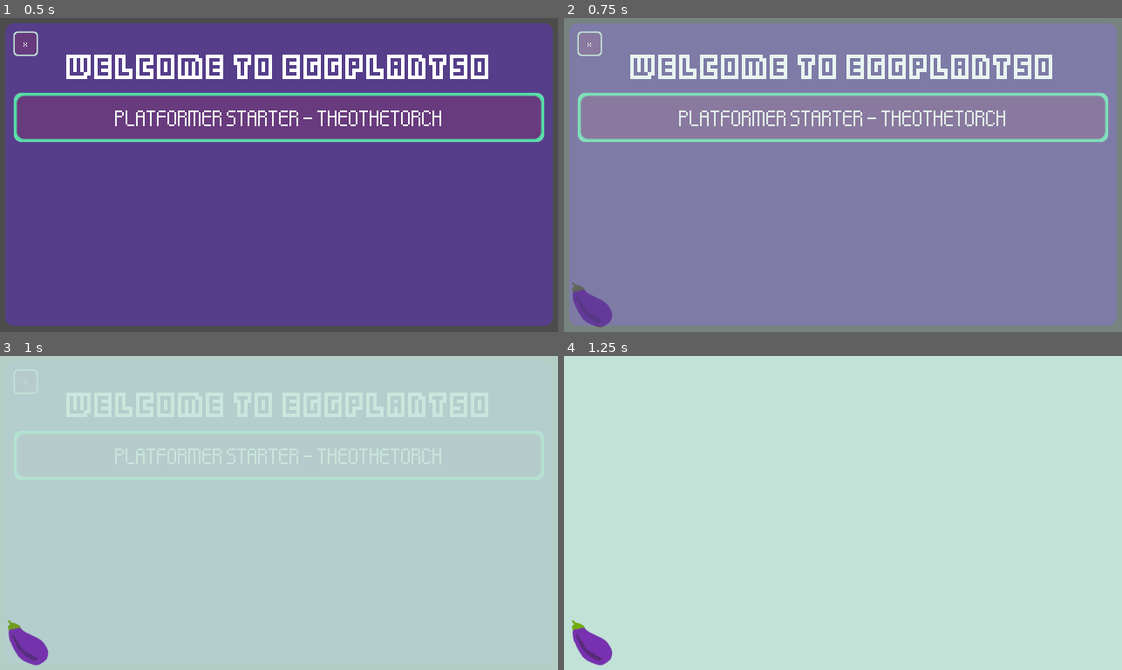
Above: before the commit, frames 1-4 (two rows, left to right).
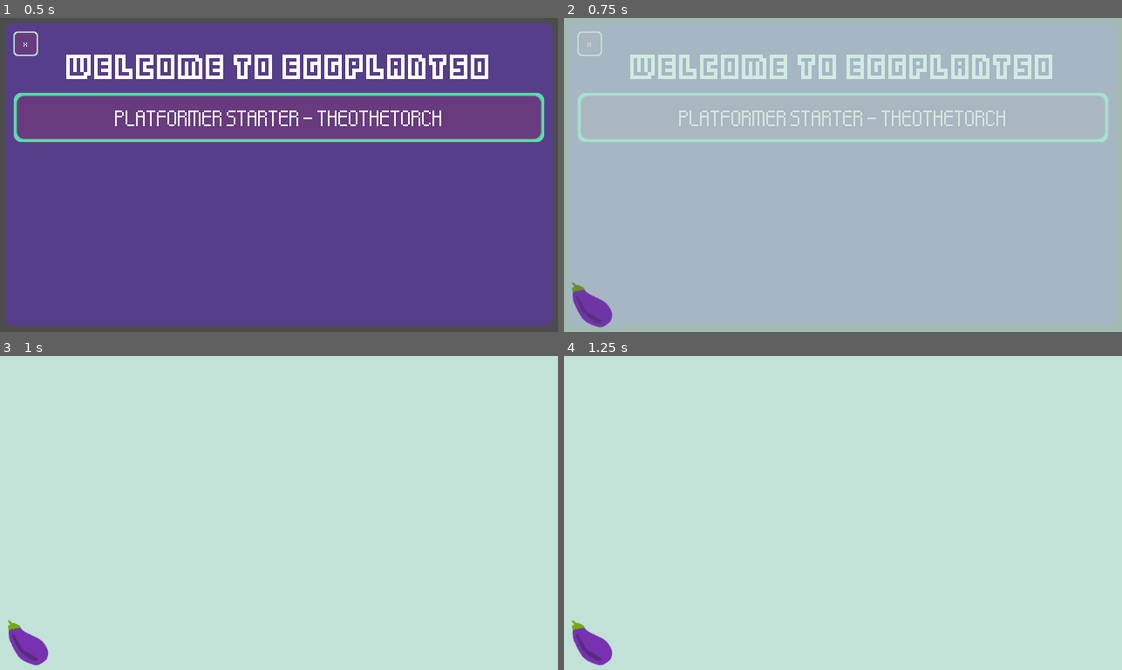
Above: after the commit, the same moments.

Repository: idbrii/godot-eggplant50-template
Game: Godot game, scene res://mainmenu/mainmenu.tscn
Two runs of this game, one before a commit and one after it. Both use one fixed random seed, a clock stepped at 60 frames per second and the inputs below.
Inputs:
- Up to frame 1 (0.5 s): no input
- Up to frame 2 (0.75 s): click "Platformer Starter - TheoTheT…" at 0.5 s
- Up to frame 3 (1 s): no input
- Up to frame 4 (1.25 s): no input

Frame 1 is identical in both runs. In frame 2, 95% of the frame differs, in the area x 0-100%, y 0-100%; in frame 3, less than 0.1%; in frame 4, nothing differs.

Commit message:
Faster transition
I think this is the fastest I can do and you still see the transition so
it looks good.

Diff:
--- a/mainmenu/scene_transition.tscn
+++ b/mainmenu/scene_transition.tscn
@@ -12,7 +12,7 @@
 tracks/0/imported = false
 tracks/0/enabled = true
 tracks/0/keys = {
-"times": PoolRealArray( 0, 0.5 ),
+"times": PoolRealArray( 0, 0.25 ),
 "transitions": PoolRealArray( 1, 1 ),
 "update": 0,
 "values": [ Color( 1, 1, 1, 0 ), Color( 1, 1, 1, 1 ) ]
